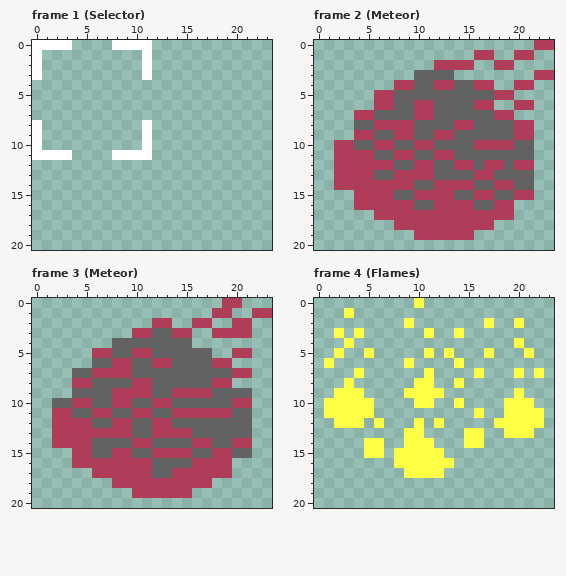
File history of a pixel-art file, assets/c64-sprites.aseprite. Above is the file before it was changed.
24x21 pixels, 16 frames. Shown: frame 1 (Selector), frame 2 (Meteor), frame 3 (Meteor), frame 4 (Flames). The commit also changed other frames, which this record leaves out.
After the commit:
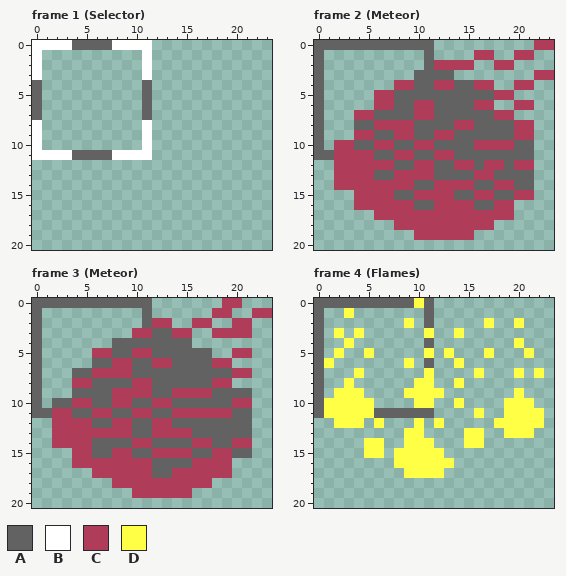
Palette (. is transparent): A #626262  B #ffffff  C #af3c58  D #ffff46
Log entry: Move sprite frames under the kernel
From old to new:
layer "Guide" added
Changed rows in their new state; - is an unchanged pixel.
Frame 1 (Selector), layer "Guide":
first column x 4:
 0 AAAA
first column x 0:
 4 A----------A
 5 A----------A
 6 A----------A
 7 A----------A
first column x 4:
11 AAAA
Frame 2 (Meteor), layer "Guide":
first column x 0:
 0 AAAAAAAAAAAA
 1 A----------A
 2 A----------A
 3 A-----------
 4 A-----------
 5 A-----------
 6 A-----------
 7 A-----------
 8 A-----------
 9 A-----------
10 A-----------
11 AA----------
Frame 3 (Meteor), layer "Guide": the same change as frame 2 (Meteor)
Frame 4 (Flames), layer "Guide":
first column x 0:
 0 AAAAAAAAAA-A
 1 A----------A
 2 A----------A
 3 A-----------
 4 A----------A
 5 A-----------
 6 A----------A
 7 A-----------
 8 A-----------
 9 A-----------
10 A-----------
11 A-----AAAAAA
Where, in picture pixels (left, top, right, bottom), the same in both pictures:
added: (32, 40, 152, 160)
added: (314, 40, 434, 160)
added: (32, 298, 152, 418)
added: (314, 298, 434, 418)
